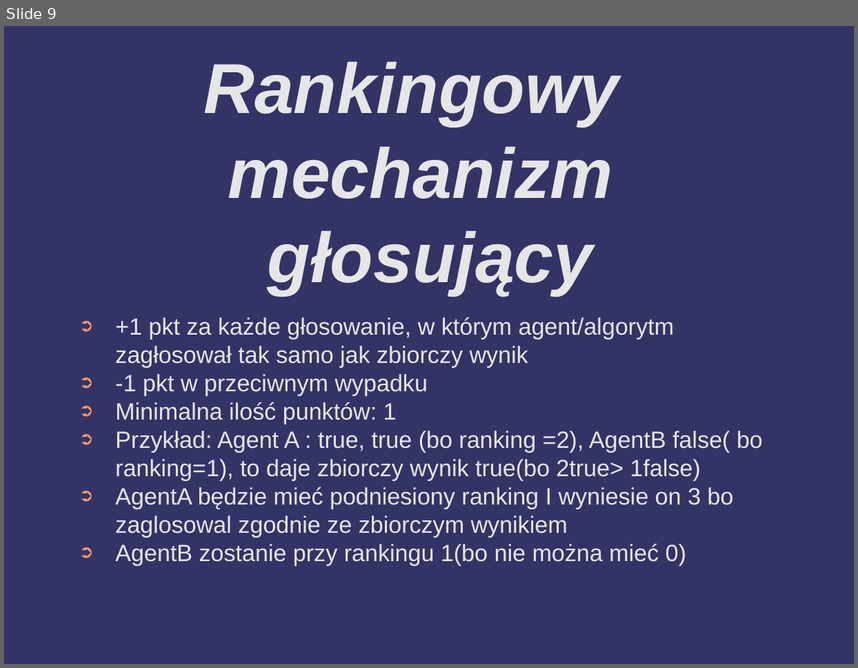
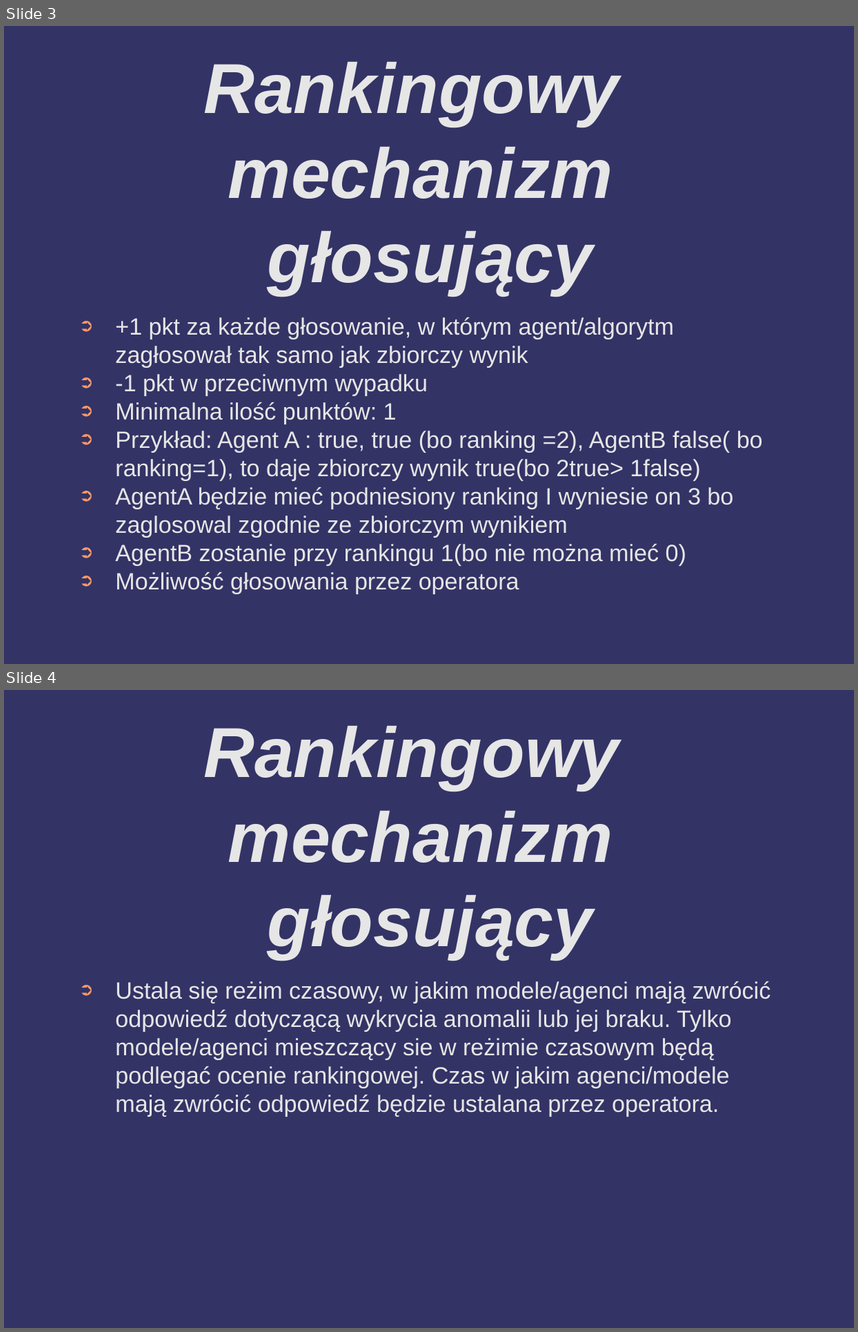
Before and after one commit to barimale/HackNation2025-anomaly-detector, a slide deck: presentation/hackNation2025 - prezentacja - Mateusz Wolnica.odp. Shown one above the other, each under a label of ours: slide 9 before the commit, slides 3 and 4 after it. The pictures are 858x668 and 858x1332 pixels, drawn with LibreOffice and Linux fonts; fonts in the diff are those of the drawing; background and template pictures are left out. Boxes give left, top, right and bottom in pixels: in the first picture for what was removed or moved away, otherwise in the second. Text is boxed around its words. In the diff, an @@ line names an element or a change of style, - is before the commit and + after.

```diff
--- a/presentation/hackNation2025 - prezentacja - Mateusz Wolnica.odp
+++ b/presentation/hackNation2025 - prezentacja - Mateusz Wolnica.odp
@@ slide 4 added at (x1=4, y1=690, x2=854, y2=1328), background #333366 @@
@@ title added at (x1=203, y1=726, x2=619, y2=959), 66 pt, text #E6E6E6, bold, italic @@
+Rankingowy
+mechanizm
+głosujący
@@ text added at (x1=115, y1=981, x2=771, y2=1116), 22 pt, text #E6E6E6 @@
+➲ Ustala się reżim czasowy, w jakim modele/agenci mają zwrócić odpowiedź dotyczącą wykrycia anomalii lub jej braku. Tylko modele/agenci mieszczący sie w reżimie czasowym będą podlegać ocenie rankingowej. Czas w jakim agenci/modele mają zwrócić odpowiedź będzie ustalana przez operatora.
@@ what was slide 9 is now slide 3 @@
@@ slide 3 changed as well @@
@@ text at (x1=115, y1=572, x2=519, y2=593): paragraph added @@
+➲ Możliwość głosowania przez operatora
```
Also in this commit, not shown: 2 other slides changed, 3 other slides added, 13 slides removed, 26 other files.
